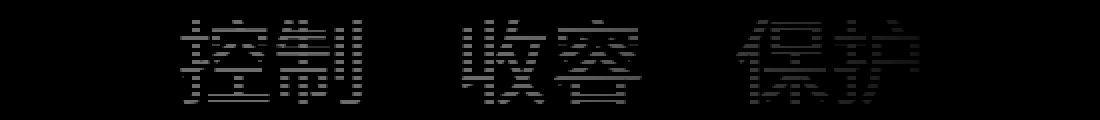
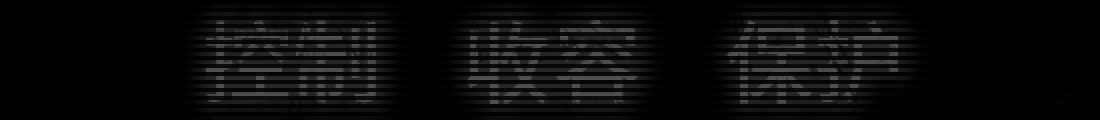
Before/after of a 1100×120 layered artwork. What changed in the layer stack:
moved "图层 1" above "图层 2", painted on it over [180, 4, 1070, 114]
"图层 2": opacity 100% → 46%, blend multiply → luminosity, painted on it over [180, 4, 1070, 120]
added layer "Layer 14" (multiply) above "控制 收容 保护" over [180, 4, 1070, 120]
"控制 收容 保护": opacity 100% → 50%, painted on it over [180, 16, 920, 106]
